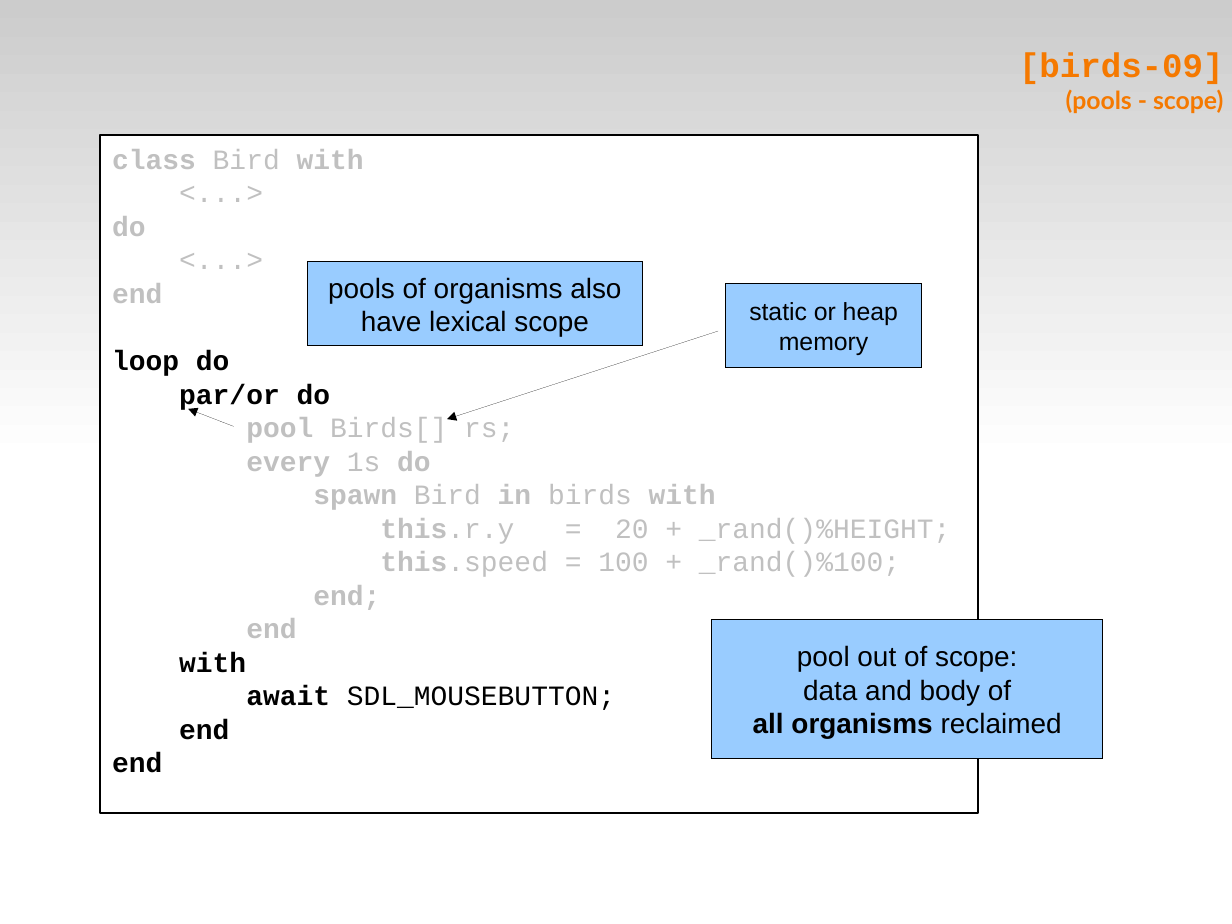
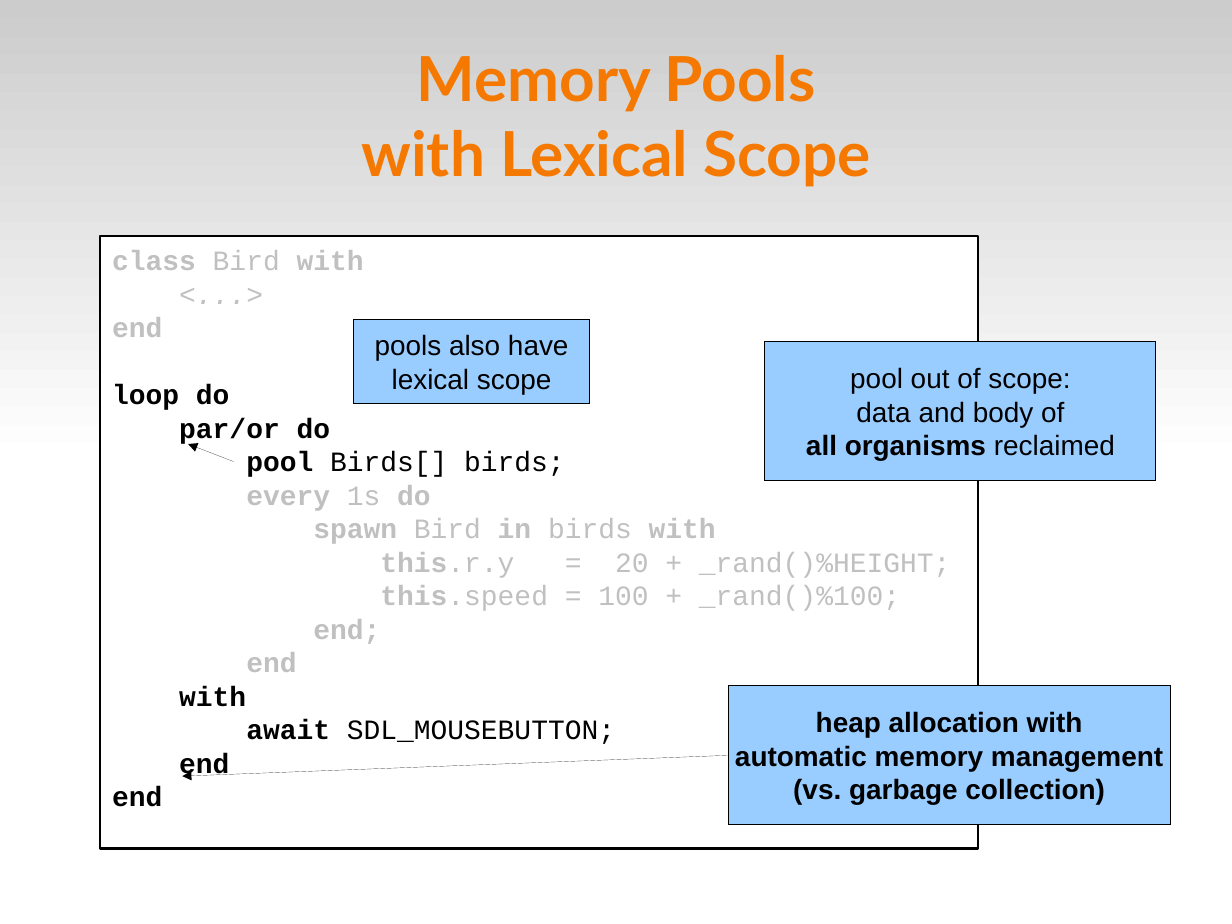
Before and after one commit to fsantanna-no/ceu-docs, a slide deck: slide 16 of ceu_mod.odp (slide 25 before the commit). Drawn at 1232x924 pixels with LibreOffice and Linux fonts; fonts in the diff are those of the drawing. Boxes give left, top, right and bottom in pixels: in the first picture for what was removed or moved away, otherwise in the second. Text is boxed around its words. In the diff, an @@ line names an element or a change of style, - is before the commit and + after.

```diff
--- a/ceu_mod.odp
+++ b/ceu_mod.odp
@@ title at <box>361,55,870,187</box>: text changed; size 16 to 40 pt @@
-[birds-09]
-(pools - scope)
+Memory Pools
+with Lexical Scope
@@ rectangle "class Bird with": place and size @@
-rectangle "class Bird with" at <box>101,135,978,814</box>
+rectangle "class Bird with" at <box>101,236,978,849</box>
@@ rectangle "class Bird with" at <box>101,236,978,849</box>: italic on in "<...>" @@
@@ text in rectangle at <box>112,216,146,236</box>: paragraphs removed @@
-<...>
-do
@@ rectangle removed at <box>726,284,922,368</box> @@
-static or heap
-memory
@@ rectangle "pools also have": place and size @@
-rectangle "pools also have" at <box>307,262,643,345</box>
+rectangle "pools also have" at <box>354,320,590,404</box>
@@ text in rectangle at <box>375,334,569,394</box>: text changed @@
-pools of organisms also
-have lexical scope
+pools also have
+lexical scope
@@ arrow removed from (719, 331) to (447, 419) @@
@@ rectangle "pool out of scope:": place and size @@
-rectangle "pool out of scope:" at <box>712,619,1103,759</box>
+rectangle "pool out of scope:" at <box>765,341,1156,481</box>
@@ arrow moved from (234, 426) - (188, 409) to (234, 462) - (188, 444) @@
@@ text in rectangle at <box>246,451,565,477</box>: text changed; text colour #C0C0C0 to #000000 @@
-pool Birds[] rs;
+pool Birds[] birds;
@@ rectangle added at <box>729,685,1172,825</box>, fill #99CCFF, outline #000000 0 pt, 18 pt, text #000000, bold @@
+heap allocation with
+automatic memory management
+(vs. garbage collection)
@@ arrow added from (729, 756) to (182, 776), #000000 0 pt @@
```
Also in this commit, not shown: 12 other slides changed, 4 slides added, 15 slides removed.
